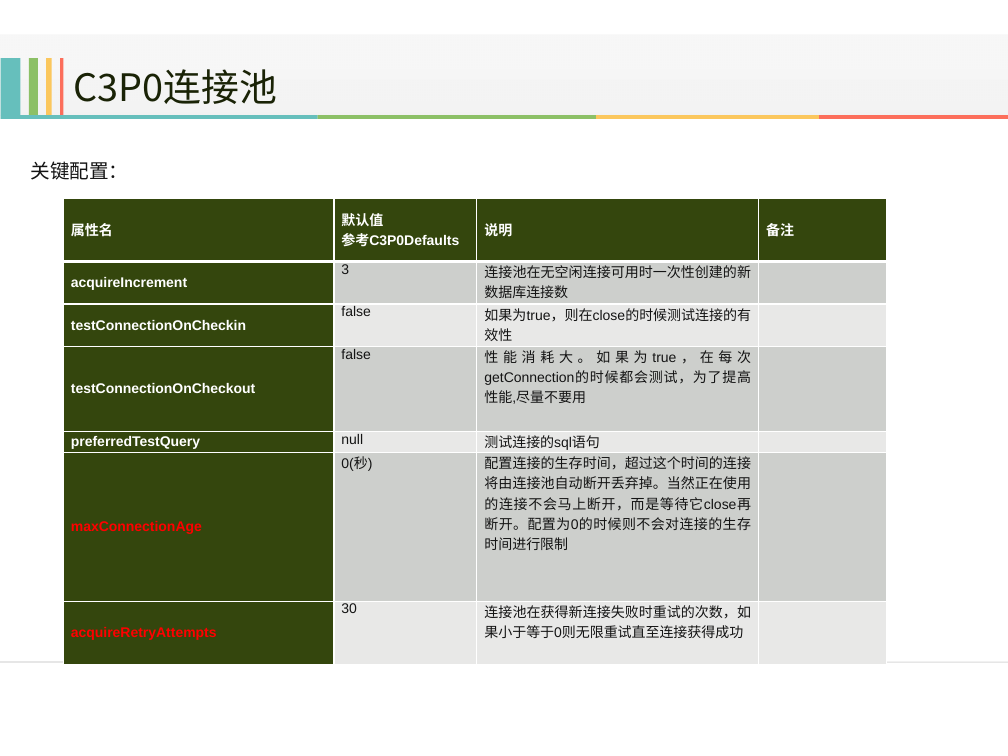
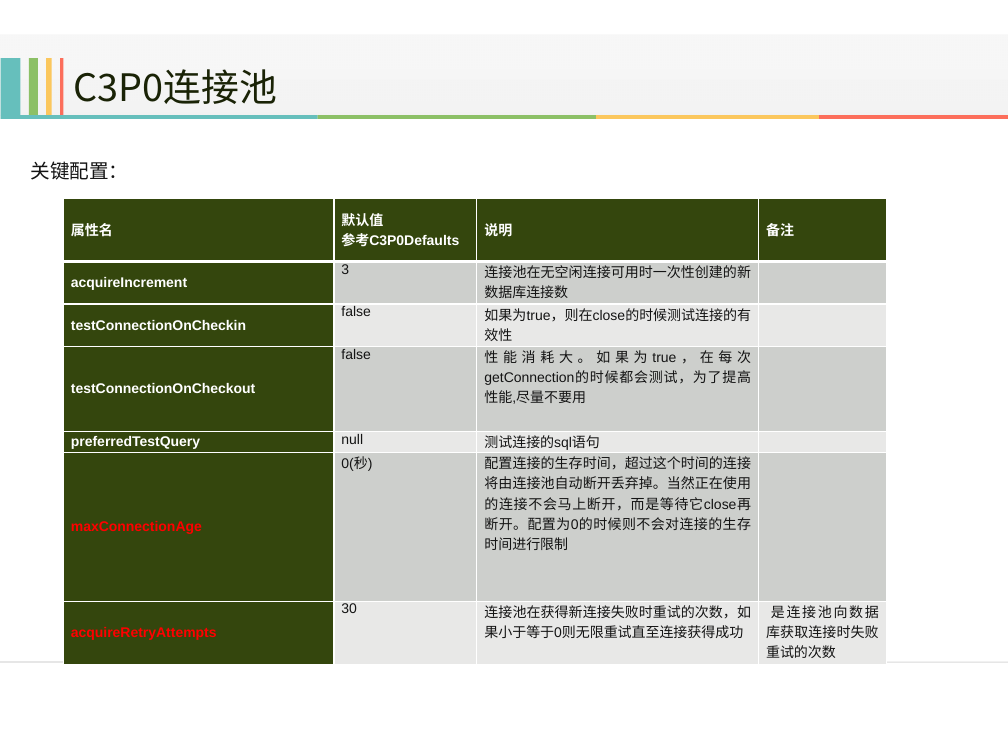
Before and after one commit to starskys/connectionPooltest, a slide deck: slide 25 of 连接池演示文档.pptx. Drawn at 1008x756 pixels with LibreOffice and Linux fonts; fonts in the diff are those of the drawing; background and template pictures are left out. Boxes give left, top, right and bottom in pixels: in the first picture for what was removed or moved away, otherwise in the second. Text is boxed around its words. In the diff, an @@ line names an element or a change of style, - is before the commit and + after.

```diff
--- a/连接池演示文档.pptx
+++ b/连接池演示文档.pptx
@@ table at box(64, 198, 886, 664) @@
-row 7, column 4: 
+row 7, column 4: 是连接池向数据库获取连接时失败重试的次数
```
Also in this commit, not shown: 4 other slides changed.
